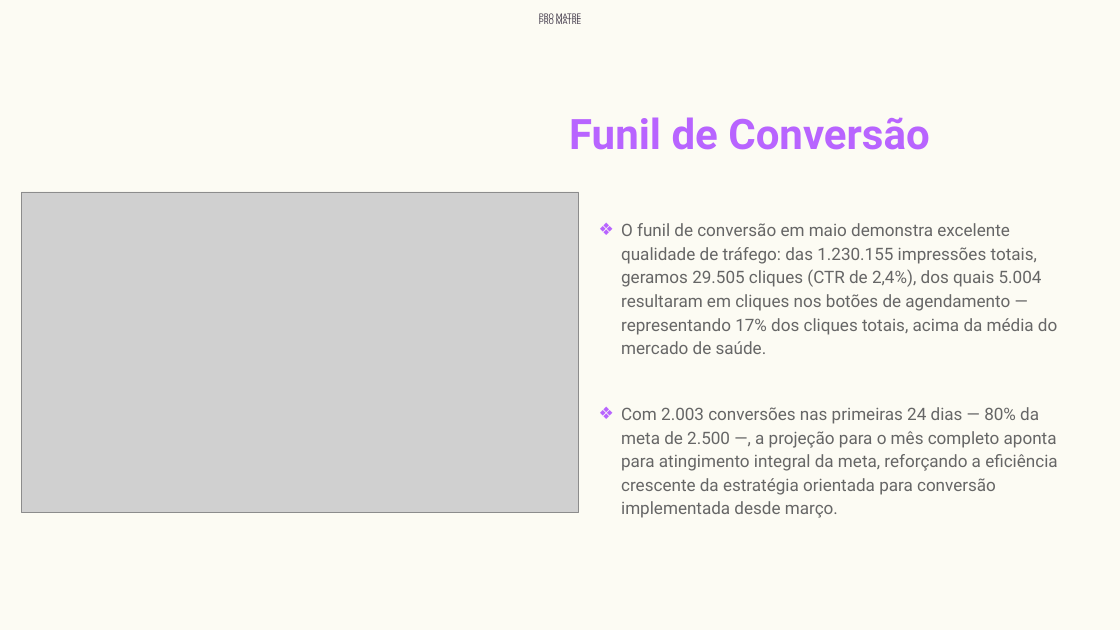
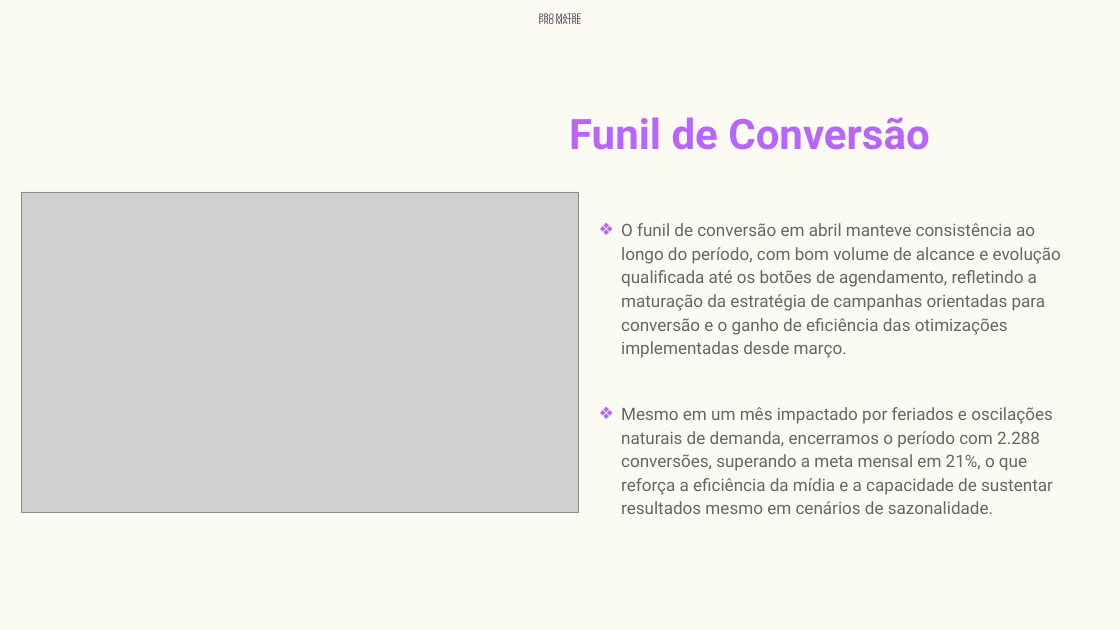
Before and after one commit to nataliamotoshima-sketch/ablab-reports, a slide deck: slide 8 of public/template.pptx. Drawn at 1120x630 pixels with LibreOffice and Linux fonts; fonts in the diff are those of the drawing; grey boxes stand for pictures; background and template pictures are left out. Boxes give left, top, right and bottom in pixels: in the first picture for what was removed or moved away, otherwise in the second. Text is boxed around its words. In the diff, an @@ line names an element or a change of style, - is before the commit and + after.

```diff
--- a/public/template.pptx
+++ b/public/template.pptx
@@ text at [621,223,1061,514]: text changed @@
-❖ O funil de conversão em maio demonstra excelente qualidade de tráfego: das 1.230.155 impressões totais, geramos 29.505 cliques (CTR de 2,4%), dos quais 5.004 resultaram em cliques nos botões de agendamento — representando 17% dos cliques totais, acima da média do mercado de saúde.
-❖ Com 2.003 conversões nas primeiras 24 dias — 80% da meta de 2.500 —, a projeção para o mês completo aponta para atingimento integral da meta, reforçando a eficiência crescente da estratégia orientada para conversão implementada desde março.
+❖ O funil de conversão em abril manteve consistência ao longo do período, com bom volume de alcance e evolução qualificada até os botões de agendamento, refletindo a maturação da estratégia de campanhas orientadas para conversão e o ganho de eficiência das otimizações implementadas desde março.
+❖ Mesmo em um mês impactado por feriados e oscilações naturais de demanda, encerramos o período com 2.288 conversões, superando a meta mensal em 21%, o que reforça a eficiência da mídia e a capacidade de sustentar resultados mesmo em cenários de sazonalidade.
```
Also in this commit, not shown: 9 other slides changed.
